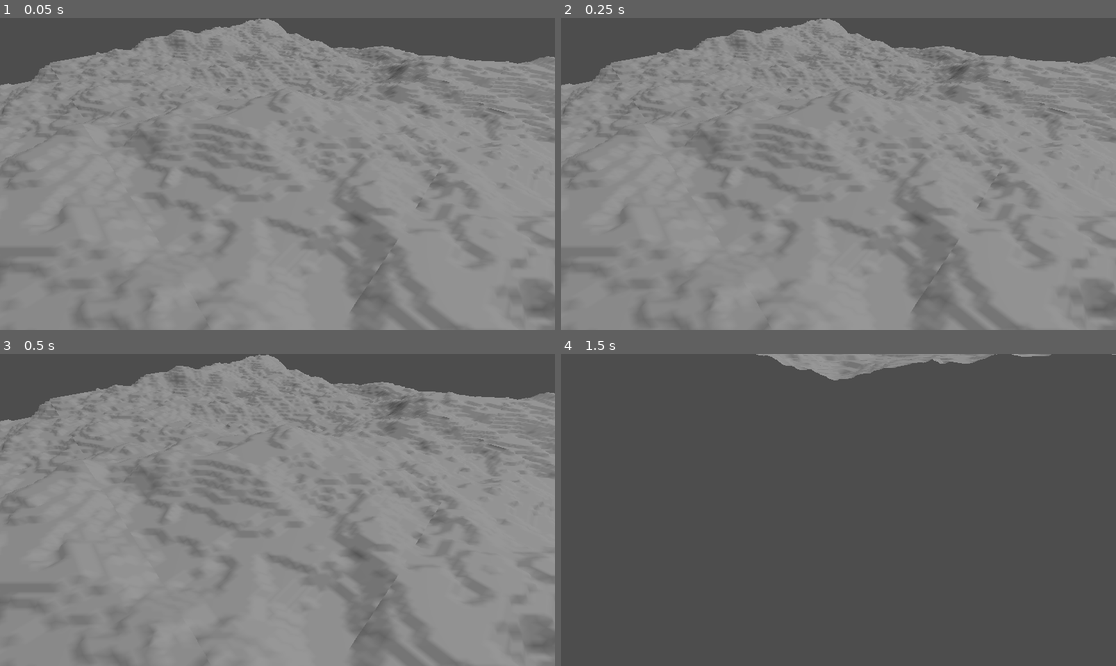
Above: before the commit, frames 1-4 (two rows, left to right).
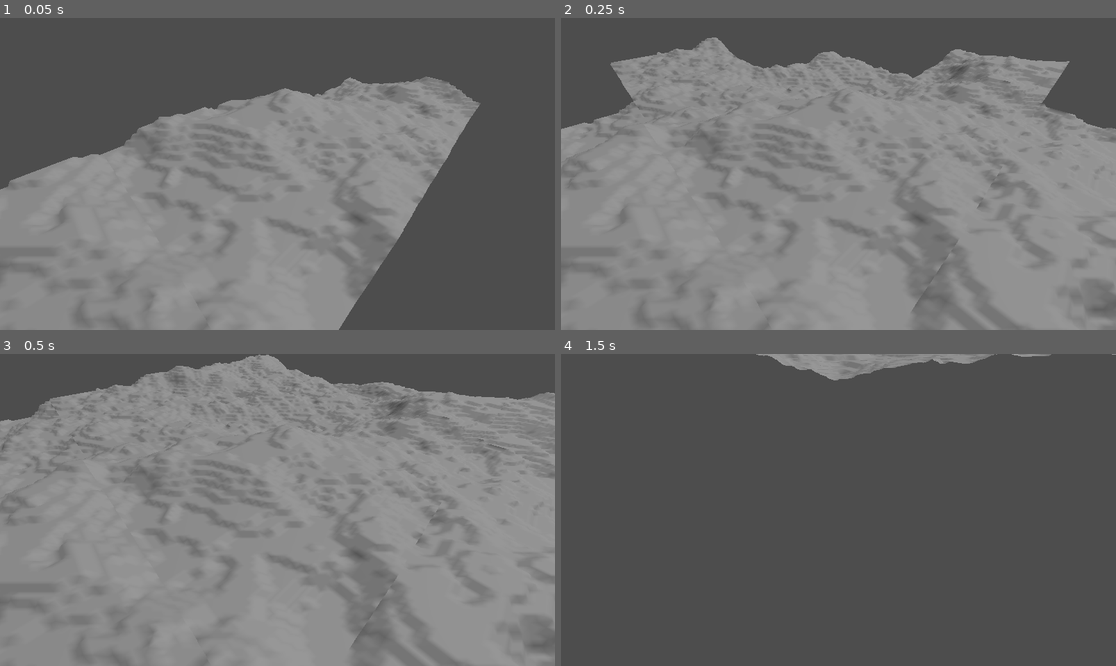
Above: after the commit, the same moments.

Repository: matupper/TerrainGen
Game: Godot game, scene res://terrain/demo/terrain_system.tscn
The game is run twice, just before and just after one commit, with the same random seed, the same clock (stepped at 60 frames per second) and the same inputs.
Inputs (mouse positions are in pixels of both pictures, inside the frame that each line leads up to):
- Up to frame 1 (0.05 s): no input
- Up to frame 2 (0.25 s): no input
- Up to frame 3 (0.5 s): no input
- Up to frame 4 (1.5 s): tap Enter at 0.5 s; move the mouse to (866, 510) at 0.52 s; hold Shift (move_fast) 0.53-1.28 s; hold W (move_forward) from 0.53 s (still down); move the mouse to (810, 510) at 1.27 s; tap Shift (move_fast) at 1.35 s

The runs differ from the first frame. In frame 1, 39% of the frame differs, in the area x 0-100%, y 0-100%; in frame 2, 7.5%; in frame 3, nothing differs; in frame 4, nothing differs.

Commit message:
Add budgeted chunk generation queue
TerrainSystem now queues missing chunk coordinates and generates a limited
number per frame, prioritizing chunks closest to the center. This reduces
hitching when crossing chunk boundaries and prepares the system for larger
view distances and future async generation.

Diff:
--- a/terrain/runtime/TerrainSystem.gd
+++ b/terrain/runtime/TerrainSystem.gd
@@ -6,10 +6,15 @@
 @export var target: Node3D
 @export var radius: int = 1 # 1 => 3x3, 2 => 5x5 etc...
 
+@export var generate_per_frame: int = 1
+
 @onready var chunks_root: Node3D = $Chunks
 
 var _center_chunk: Vector2i = Vector2i(999999, 999999)
-var _chunks: Dictionary = {} # key: Vector2i, value: TerarinChunk
+var _chunks: Dictionary = {} 		# key: Vector2i, value: TerarinChunk
+var _pending: Array[Vector2i] = []	# coords waiting to be generated
+var _pending_set: Dictionary = {}	# coords -> true (prevents duplicates)
+var _required_set: Dictionary = {}	# coord -> true (latest required coords)
 
 func _get_required_coords(center: Vector2i, radius: int) -> Array[Vector2i]:
 	var coords: Array[Vector2i] = []
@@ -21,18 +26,25 @@
 
 	return coords
 
+func _sort_pending_by_distance(center: Vector2i) -> void:
+	_pending.sort_custom(func(a: Vector2i, b: Vector2i) -> bool:
+		var da = abs(a.x - center.x) + abs(a.y - center.y)  # Manhattan distance
+		var db = abs(b.x - center.x) + abs(b.y - center.y)
+		return da < db
+	)
+
 func _update_chunks(center: Vector2i) -> void:
 	var required := _get_required_coords(center, radius)
 
-	# Build a set-like dictionary for quick lookup
-	var required_set: Dictionary = {}
-	for c in required:
-		required_set[c] = true
+	# Build the latest required set
+	_required_set.clear()
+	for coord in required:
+		_required_set[coord] = true
 
 	# 1) Remove chunks that are no longer required
 	var to_remove: Array[Vector2i] = []
 	for key in _chunks.keys():
-		if not required_set.has(key):
+		if not _required_set.has(key):
 			to_remove.append(key)
 
 	for coord in to_remove:
@@ -40,15 +52,17 @@
 		_chunks.erase(coord)
 		chunk.queue_free()
 
-	# 2) Add chunks that are missing
+	# 2) Enqueue chunks that are missing (not generating here)
 	for coord in required:
-		if not _chunks.has(coord):
-			var chunk := TerrainChunk.new()
-			chunks_root.add_child(chunk)
-			chunk.setup(settings, coord)
-			chunk.generate()
-			_chunks[coord] = chunk
+		if _chunks.has(coord):
+			continue
+		if _pending_set.has(coord):
+			continue
 
+		_pending.append(coord)
+		_pending_set[coord] = true
+
+	_sort_pending_by_distance(center)
 	print("Center:", center, " Chunks loaded:", _chunks.size())
 
 
@@ -77,6 +91,29 @@
 			chunk.setup(settings, Vector2i (cx, cz))
 			chunk.generate()
 
+func _generate_pending_budgeted() -> void:
+	var generated := 0
+
+	while generated < generate_per_frame and _pending.size() > 0:
+		var coord = _pending.pop_front()
+		_pending_set.erase(coord)
+
+		# If no longer reequired, skip it
+		if not _required_set.has(coord):
+			continue
+
+		# If it already got created, skip it
+		if _chunks.has(coord):
+			continue
+
+		var chunk := TerrainChunk.new()
+		chunks_root.add_child(chunk)
+		chunk.setup(settings, coord)
+		chunk.generate()
+
+		_chunks[coord] = chunk
+		generated += 1
+
 func _ready() -> void:
 	if settings == null:
 		push_error("TerrainSystem: settings is not assigned.")
@@ -89,7 +126,12 @@
 	_update_chunks(_center_chunk)
 
 func _process(delta: float) -> void:
+	if target == null or settings == null:
+		return
+
 	var new_center := _world_to_chunk_coord(target.global_position)
 	if new_center != _center_chunk:
 		_center_chunk = new_center
 		_update_chunks(_center_chunk)
+
+	_generate_pending_budgeted()
